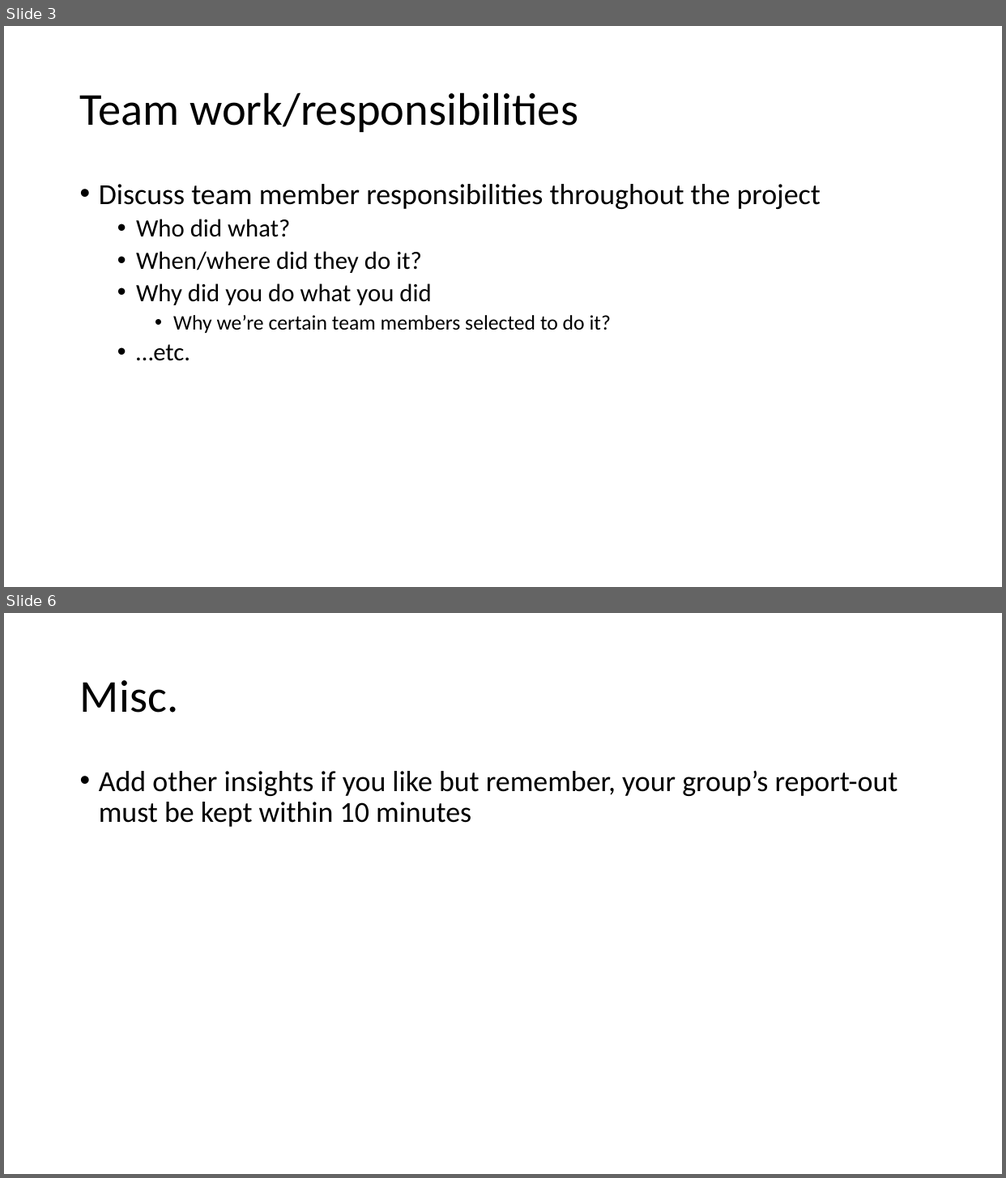
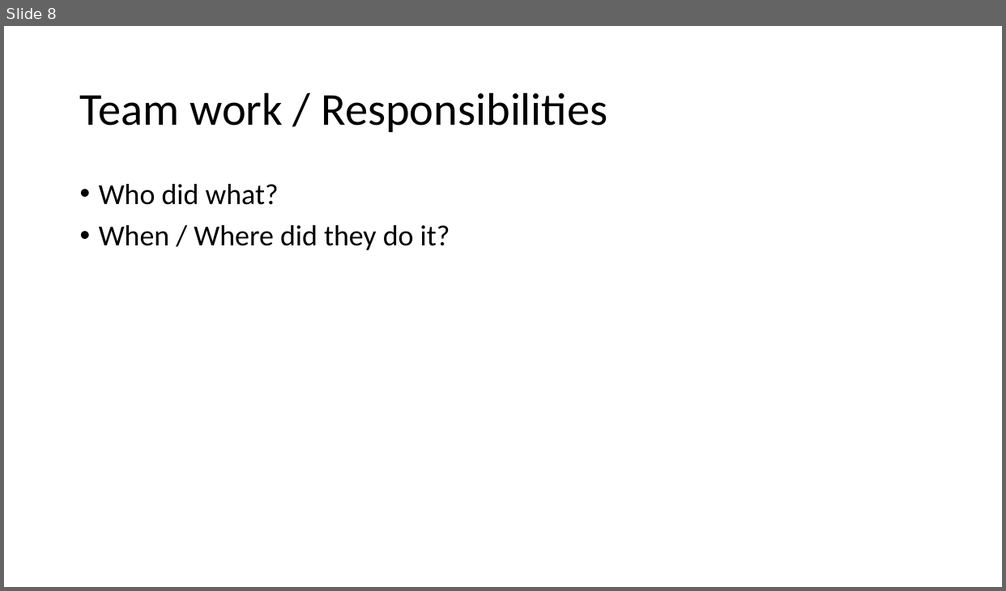
Before and after one commit to Jacobchapman99/ENSE-374-Group07-Project, a slide deck: Milestone4/Milestone 4.ppt. Shown one above the other, each under a label of ours: slides 3 and 6 before the commit, slide 8 after it; the slides between them are not shown. The pictures are 1006x1178 and 1006x591 pixels, drawn with LibreOffice and Linux fonts; fonts in the diff are those of the drawing. Boxes give left, top, right and bottom in pixels: in the first picture for what was removed or moved away, otherwise in the second. Text is boxed around its words. In the diff, an @@ line names an element or a change of style, - is before the commit and + after.

```diff
--- a/Milestone4/Milestone 4.ppt
+++ b/Milestone4/Milestone 4.ppt
@@ slide 6 removed at (4, 613, 1002, 1174), background #FFFFFF @@
@@ title removed at (80, 680, 178, 713) @@
-Misc.
@@ text removed at (99, 770, 898, 827) @@
-• Add other insights if you like but remember, your group’s report-out must be kept within 10 minutes
@@ what was slide 3 is now slide 8 @@
@@ slide 8 changed as well @@
@@ title at (80, 92, 608, 132): text changed @@
-Team work/responsibilities
+Team work / Responsibilities
@@ text at (99, 184, 820, 209): paragraph removed @@
-• Discuss team member responsibilities throughout the project
@@ text at (99, 184, 279, 205): size 24 to 28 pt in "Who did what?"; list level 2 to 1 in "Who did what?" @@
@@ text at (99, 225, 450, 250): text changed; size 24 to 28 pt @@
-  • When/where did they do it?
-  • Why did you do what you did
-    • Why we’re certain team members selected to do it?
-  • …etc.
+• When / Where did they do it?
```
Also in this commit, not shown: 1 other slide changed, 25 slides added, 4 other slides removed.
